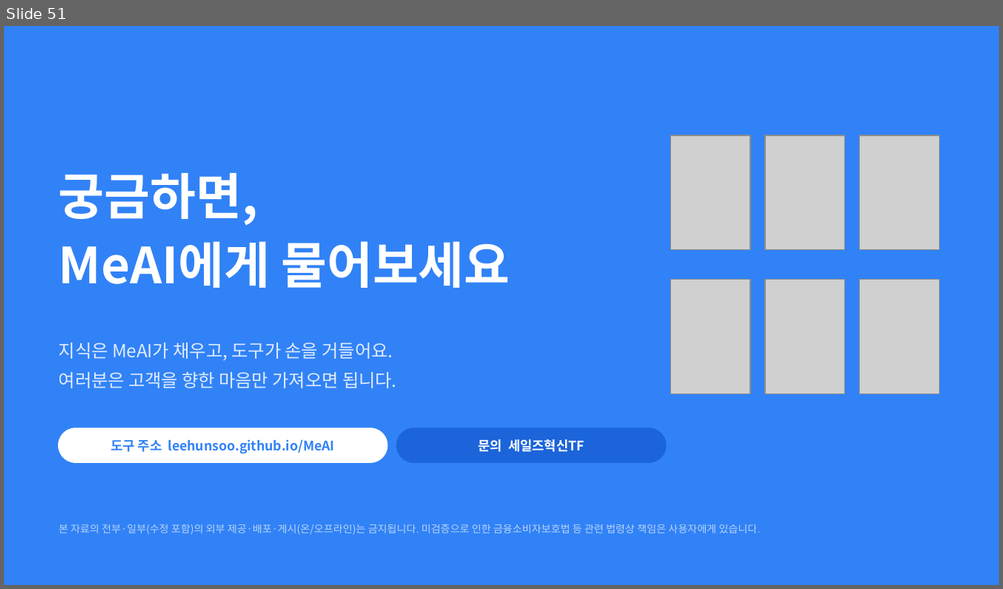
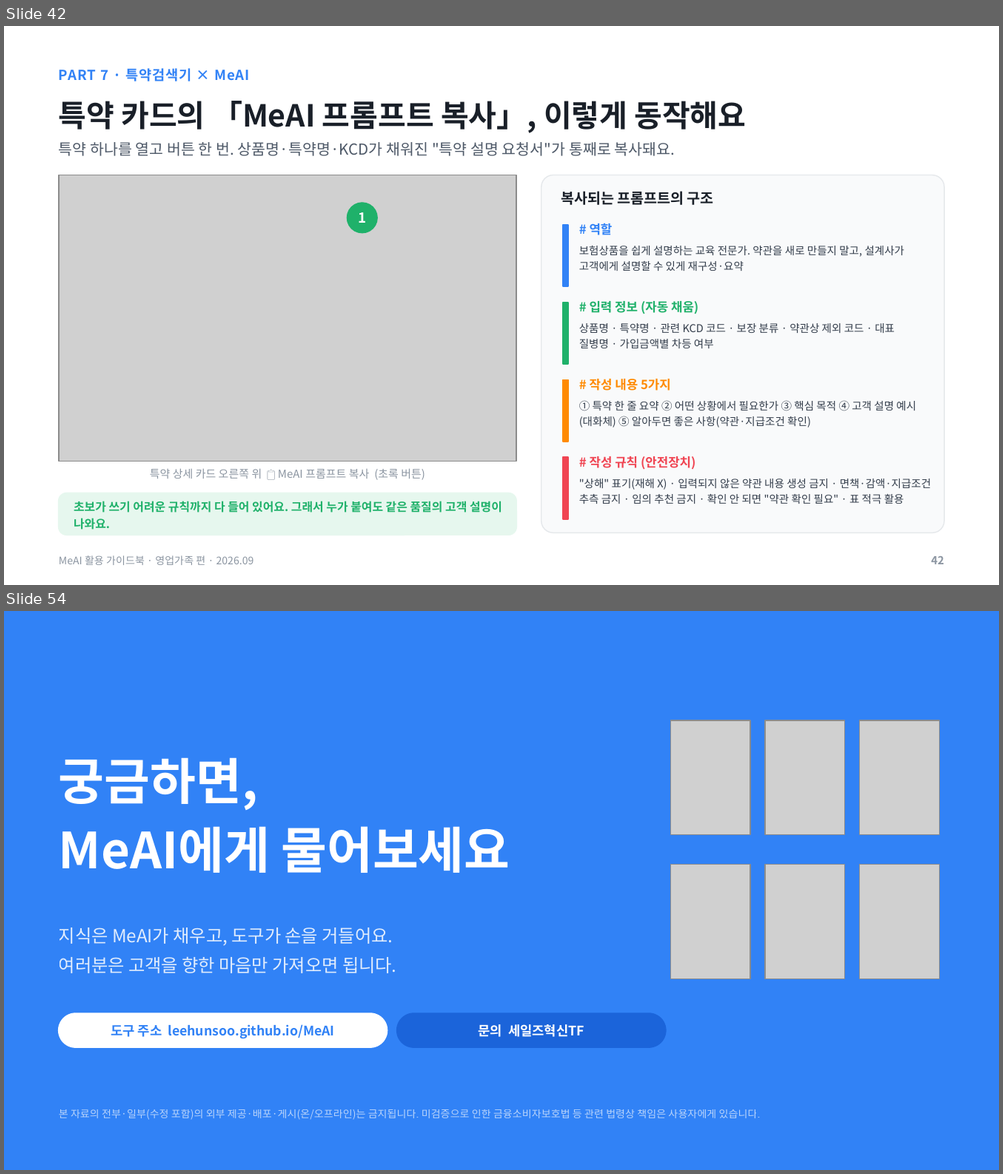
Before and after one commit to hunx11-sys/MeAI, a slide deck: docs/MeAI_활용가이드북_영업가족편_2026.09.pptx. Shown one above the other, each under a label of ours: slide 51 before the commit, slides 42 and 54 after it; the slides between them are not shown. The pictures are 1003x589 and 1003x1174 pixels, drawn with LibreOffice and Linux fonts; fonts in the diff are those of the drawing; grey boxes stand for pictures. Boxes give left, top, right and bottom in pixels: in the first picture for what was removed or moved away, otherwise in the second. Text is boxed around its words. In the diff, an @@ line names an element or a change of style, - is before the commit and + after.

```diff
--- a/docs/MeAI_활용가이드북_영업가족편_2026.09.pptx
+++ b/docs/MeAI_활용가이드북_영업가족편_2026.09.pptx
@@ slide 42 added at (4,26,999,585), background #FFFFFF @@
@@ text added at (59,68,250,82), 10 pt, text #3182F6, bold @@
+PART 7 · 특약검색기 × MeAI
@@ text added at (59,101,746,133), 22 pt, text #191F28, bold @@
+특약 카드의 「MeAI 프롬프트 복사」, 이렇게 동작해요
@@ text added at (59,142,675,156), 11 pt, text #4E5968 @@
+특약 하나를 열고 버튼 한 번. 상품명·특약명·KCD가 채워진 "특약 설명 요청서"가 통째로 복사돼요.
@@ picture added at (59,175,516,462) @@
@@ rounded rectangle added at (541,175,944,533), fill #F9FAFB, outline #E5E8EB 0.75 pt @@
@@ ellipse added at (347,203,377,233), fill #1FB16A, outline #1FB16A 1 pt @@
@@ text added at (561,191,714,205), 10.5 pt, text #191F28, bold @@
+복사되는 프롬프트의 구조
@@ text added at (358,212,366,223), 10 pt, text #FFFFFF, bold @@
+1
@@ rectangle added at (563,225,568,286), fill #3182F6, outline #3182F6 1 pt @@
@@ text added at (589,224,612,235), 9 pt, text #3182F6, bold @@
+# 역할
@@ text added at (579,246,905,271), 7.8 pt, text #333D4B @@
+보험상품을 쉽게 설명하는 교육 전문가. 약관을 새로 만들지 말고, 설계사가 고객에게 설명할 수 있게 재구성·요약
@@ rectangle added at (563,303,568,364), fill #1FB16A, outline #1FB16A 1 pt @@
@@ text added at (589,301,698,314), 9 pt, text #1FB16A, bold @@
+# 입력 정보 (자동 채움)
@@ text added at (579,323,894,349), 7.8 pt, text #333D4B @@
+상품명 · 특약명 · 관련 KCD 코드 · 보장 분류 · 약관상 제외 코드 · 대표 질병명 · 가입금액별 차등 여부
@@ rectangle added at (563,380,568,442), fill #FF8A00, outline #FF8A00 1 pt @@
@@ text added at (589,379,671,391), 9 pt, text #FF8A00, bold @@
+# 작성 내용 5가지
@@ text added at (579,400,916,428), 7.8 pt, text #333D4B @@
+① 특약 한 줄 요약 ② 어떤 상황에서 필요한가 ③ 핵심 목적 ④ 고객 설명 예시(대화체) ⑤ 알아두면 좋은 사항(약관·지급조건 확인)
@@ text added at (150,469,425,480), 8 pt, text #8B95A1 @@
+특약 상세 카드 오른쪽 위 📋 MeAI 프롬프트 복사 (초록 버튼)
@@ rectangle added at (563,457,568,520), fill #F04452, outline #F04452 1 pt @@
@@ text added at (589,457,696,469), 9 pt, text #F04452, bold @@
+# 작성 규칙 (안전장치)
@@ text added at (579,479,930,504), 7.8 pt, text #333D4B @@
+"상해" 표기(재해 X) · 입력되지 않은 약관 내용 생성 금지 · 면책·감액·지급조건 추측 금지 · 임의 추천 금지 · 확인 안 되면 "약관 확인 필요" · 표 적극 활용
@@ rounded rectangle added at (59,494,516,535), fill #E6F7EE, outline #E6F7EE 1 pt @@
@@ text added at (74,501,502,530), 8.5 pt, text #1FB16A, bold @@
+초보가 쓰기 어려운 규칙까지 다 들어 있어요. 그래서 누가 붙여도 같은 품질의 고객 설명이 나와요.
@@ text added at (59,556,254,565), 7.5 pt, text #8B95A1 @@
+MeAI 활용 가이드북 · 영업가족 편 · 2026.09
@@ text added at (930,557,944,565), 8 pt, text #8B95A1, bold @@
+42
@@ what was slide 51 is now slide 54 @@
```
Also in this commit, not shown: 15 slides changed, 3 other slides added, 1 slide removed, 1 other file.
